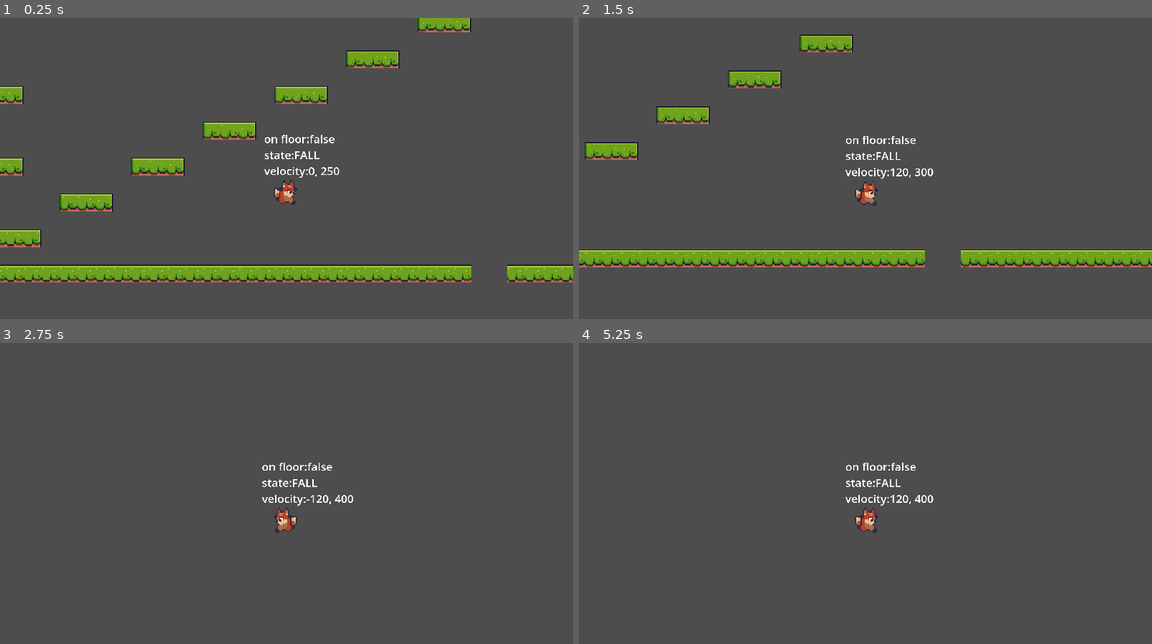
Above: before the commit, frames 1-4 (two rows, left to right).
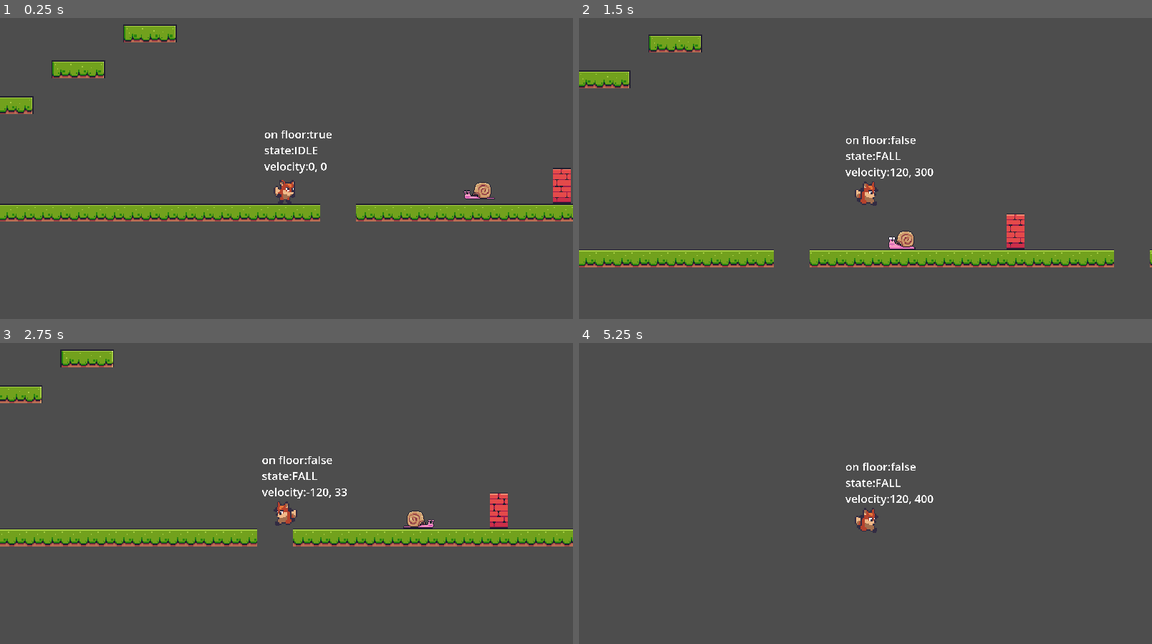
Above: after the commit, the same moments.

Repository: mattburro/Foxy-Antics
Game: Godot game, scene res://level_base/level_base.tscn
Same seed, same stepped clock (60 frames per second), same inputs: the game is played once before the commit and once after it. The project has no main scene, so this scene is started directly.
Inputs:
- Up to frame 1 (0.25 s): no input
- Up to frame 2 (1.5 s): hold D (right) from 0.53 s (still down); tap Space (jump) at 0.77 s
- Up to frame 3 (2.75 s): tap Space (jump) at 1.52 s; release D (right) at 2.03 s; hold A (left) from 2.03 s (still down)
- Up to frame 4 (5.25 s): release A (left) at 2.78 s; hold D (right) 2.78-4.28 s; tap Space (jump) at 3.02, 3.77, 4.52, 5 s; tap Enter at 4.25 s; hold A (left) 4.28-5.03 s; hold D (right) from 5.03 s (still down)

The runs differ from the first frame. In frame 1, 18% of the frame differs, in the area x 0-100%, y 0-88%; in frame 2, 6.5%; in frame 3, 8.2%; in frame 4, less than 0.1%.

Commit message:
Create snail

Diff:
--- a/enemies/enemy_base/enemy_base.gd
+++ b/enemies/enemy_base/enemy_base.gd
@@ -6,8 +6,8 @@
 
 @export var default_facing: FACING = FACING.LEFT
 @export var points: int = 1
+@export var speed: float = 30.0
 
-var speed: float = 30.0
 var gravity: float = 800.0
 var facing: FACING = default_facing
 var dying: bool = false
@@ -20,7 +20,7 @@
 	pass
 
 func _physics_process(delta):
-	pass
+	fallen_off()
 
 func die():
 	if dying:
--- /dev/null
+++ b/enemies/snail/snail.gd
@@ -0,0 +1,30 @@
+extends EnemyBase
+
+@onready var animated_sprite_2d = $AnimatedSprite2D
+@onready var floor_detection = $FloorDetection
+
+func _ready():
+	pass
+
+func _physics_process(delta):
+	super._physics_process(delta)
+
+	if not is_on_floor():
+		velocity.y = gravity * delta
+	else:
+		velocity.x = speed * facing
+
+	move_and_slide()
+
+	if is_on_floor():
+		if is_on_wall() or not floor_detection.is_colliding():
+			flip()
+
+func flip():
+	animated_sprite_2d.flip_h = !animated_sprite_2d.flip_h
+	floor_detection.position.x *= -1
+
+	if facing == FACING.LEFT:
+		facing = FACING.RIGHT
+	else:
+		facing = FACING.LEFT
--- /dev/null
+++ b/enemies/snail/snail.tscn
@@ -0,0 +1,103 @@
+[gd_scene load_steps=16 format=3 uid="uid://cf8oa3ajvvo8j"]
+
+[ext_resource type="PackedScene" uid="uid://blunwmhqi1b4n" path="res://enemies/enemy_base/enemy_base.tscn" id="1_7f1k4"]
+[ext_resource type="Script" path="res://enemies/snail/snail.gd" id="2_1wy50"]
+[ext_resource type="Texture2D" uid="uid://bsy26yykjkhn5" path="res://assets/enemies/snail/snail.png" id="3_25qey"]
+
+[sub_resource type="AtlasTexture" id="AtlasTexture_ylmqo"]
+atlas = ExtResource("3_25qey")
+region = Rect2(0, 0, 38, 24)
+
+[sub_resource type="AtlasTexture" id="AtlasTexture_1i01d"]
+atlas = ExtResource("3_25qey")
+region = Rect2(38, 0, 38, 24)
+
+[sub_resource type="AtlasTexture" id="AtlasTexture_6go0o"]
+atlas = ExtResource("3_25qey")
+region = Rect2(76, 0, 38, 24)
+
+[sub_resource type="AtlasTexture" id="AtlasTexture_8asex"]
+atlas = ExtResource("3_25qey")
+region = Rect2(114, 0, 38, 24)
+
+[sub_resource type="AtlasTexture" id="AtlasTexture_5k3dv"]
+atlas = ExtResource("3_25qey")
+region = Rect2(152, 0, 38, 24)
+
+[sub_resource type="AtlasTexture" id="AtlasTexture_dll67"]
+atlas = ExtResource("3_25qey")
+region = Rect2(190, 0, 38, 24)
+
+[sub_resource type="AtlasTexture" id="AtlasTexture_gsn1i"]
+atlas = ExtResource("3_25qey")
+region = Rect2(228, 0, 38, 24)
+
+[sub_resource type="AtlasTexture" id="AtlasTexture_cncog"]
+atlas = ExtResource("3_25qey")
+region = Rect2(266, 0, 38, 24)
+
+[sub_resource type="AtlasTexture" id="AtlasTexture_udauk"]
+atlas = ExtResource("3_25qey")
+region = Rect2(304, 0, 38, 24)
+
+[sub_resource type="AtlasTexture" id="AtlasTexture_8u38r"]
+atlas = ExtResource("3_25qey")
+region = Rect2(342, 0, 38, 24)
+
+[sub_resource type="SpriteFrames" id="SpriteFrames_ixxq7"]
+animations = [{
+"frames": [{
+"duration": 1.0,
+"texture": SubResource("AtlasTexture_ylmqo")
+}, {
+"duration": 1.0,
+"texture": SubResource("AtlasTexture_1i01d")
+}, {
+"duration": 1.0,
+"texture": SubResource("AtlasTexture_6go0o")
+}, {
+"duration": 1.0,
+"texture": SubResource("AtlasTexture_8asex")
+}, {
+"duration": 1.0,
+"texture": SubResource("AtlasTexture_5k3dv")
+}, {
+"duration": 1.0,
+"texture": SubResource("AtlasTexture_dll67")
+}, {
+"duration": 1.0,
+"texture": SubResource("AtlasTexture_gsn1i")
+}, {
+"duration": 1.0,
+"texture": SubResource("AtlasTexture_cncog")
+}, {
+"duration": 1.0,
+"texture": SubResource("AtlasTexture_udauk")
+}, {
+"duration": 1.0,
+"texture": SubResource("AtlasTexture_8u38r")
+}],
+"loop": true,
+"name": &"walk",
+"speed": 12.0
+}]
+
+[sub_resource type="RectangleShape2D" id="RectangleShape2D_a3yu6"]
+size = Vector2(25, 10)
+
+[node name="Snail" instance=ExtResource("1_7f1k4")]
+script = ExtResource("2_1wy50")
+
+[node name="AnimatedSprite2D" parent="." index="1"]
+scale = Vector2(0.75, 0.75)
+sprite_frames = SubResource("SpriteFrames_ixxq7")
+animation = &"walk"
+autoplay = "walk"
+
+[node name="CollisionShape2D" type="CollisionShape2D" parent="." index="2"]
+position = Vector2(1.5, 4)
+shape = SubResource("RectangleShape2D_a3yu6")
+
+[node name="FloorDetection" type="RayCast2D" parent="." index="3"]
+position = Vector2(-15, 0)
+target_position = Vector2(0, 30)
--- a/level_base/level_base.tscn
+++ b/level_base/level_base.tscn
@@ -1,9 +1,10 @@
-[gd_scene load_steps=7 format=3 uid="uid://dihf6jl4gkunf"]
+[gd_scene load_steps=8 format=3 uid="uid://dihf6jl4gkunf"]
 
 [ext_resource type="Texture2D" uid="uid://dbo8s4c403geq" path="res://assets/tiles/Terrain (16x16).png" id="1_wbw04"]
 [ext_resource type="Script" path="res://level_base/level_base.gd" id="1_ymxc8"]
 [ext_resource type="PackedScene" uid="uid://cej83oxkncb8p" path="res://player_camera/player_camera.tscn" id="2_ack6v"]
 [ext_resource type="PackedScene" uid="uid://ct4e5uvs38fek" path="res://player/player.tscn" id="3_n875w"]
+[ext_resource type="PackedScene" uid="uid://cf8oa3ajvvo8j" path="res://enemies/snail/snail.tscn" id="5_jj8ud"]
 
 [sub_resource type="TileSetAtlasSource" id="TileSetAtlasSource_lgf7u"]
 texture = ExtResource("1_wbw04")
@@ -534,11 +535,14 @@
 [node name="TileMap" type="TileMap" parent="."]
 tile_set = SubResource("TileSet_b7d0n")
 format = 2
-layer_0/tile_data = PackedInt32Array(0, 458752, 0, 1, 458752 …(1425 unchanged characters)… , -917475, 458752, 0, -917474, 524288, 0)
+layer_0/tile_data = PackedInt32Array(0, 458752, 0, 1, 458752 …(1425 unchanged characters)… , -917475, 458752, 0, -917474, 524288, 0, -65492, 1179648, 6, -131028, 1179648, 4)
 
 [node name="PlayerCamera" parent="." instance=ExtResource("2_ack6v")]
 position = Vector2(255, -134)
 zoom = Vector2(2, 2)
 
 [node name="Player" parent="." instance=ExtResource("3_n875w")]
-position = Vector2(331, -100)
+position = Vector2(466, -24)
+
+[node name="Snail" parent="." instance=ExtResource("5_jj8ud")]
+position = Vector2(638, -16)
